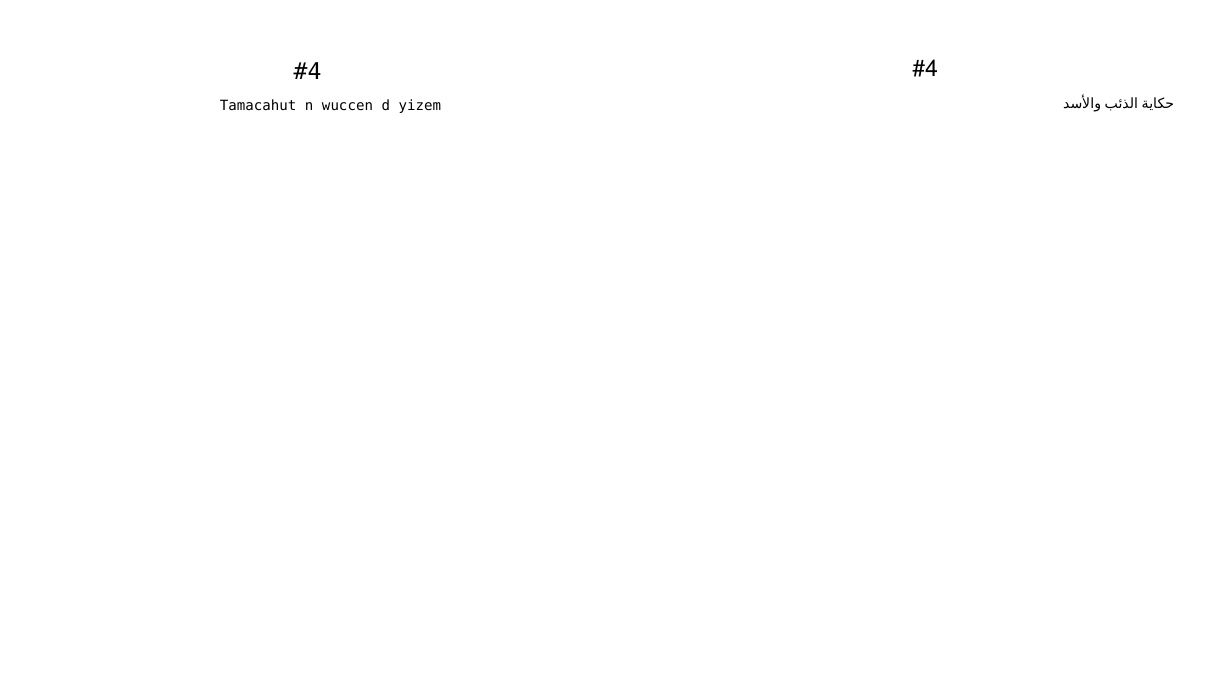
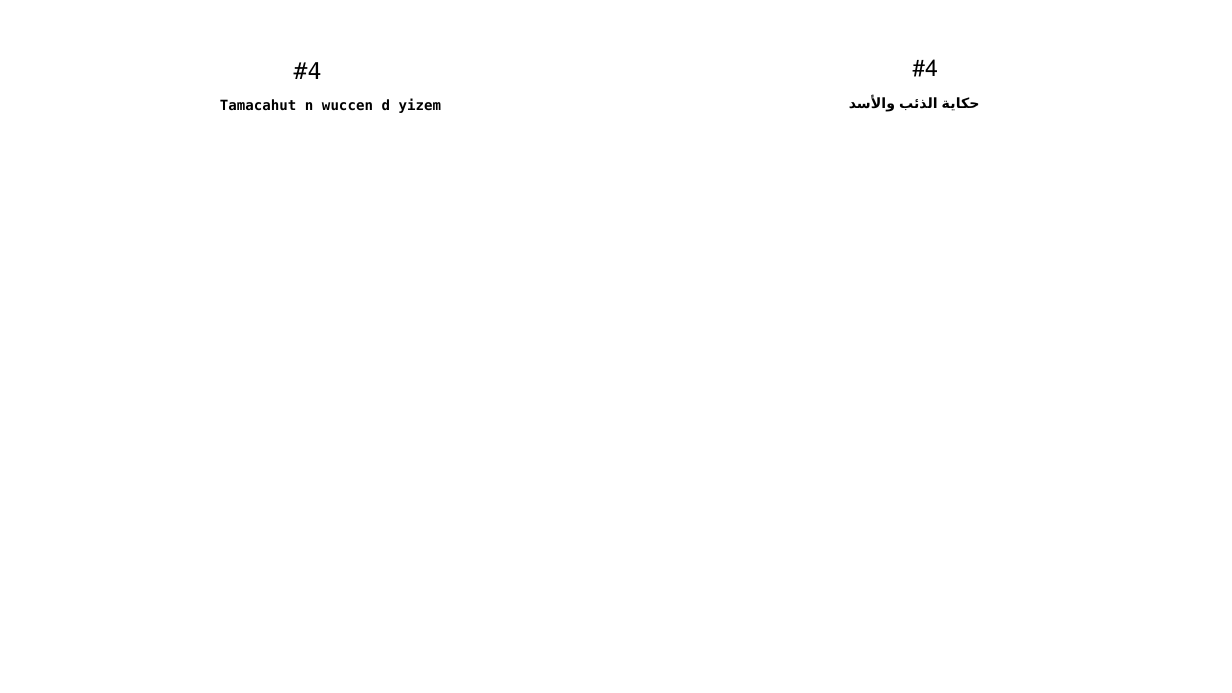
Before and after one commit to sferhah/tamacahut_n_wuccen, a slide deck: slide 68 of Uccen.ConsoleApp/Resources/pptx/uccen.arb.pptx. Drawn at 1232x693 pixels with LibreOffice and Linux fonts; fonts in the diff are those of the drawing. Boxes give left, top, right and bottom in pixels: in the first picture for what was removed or moved away, otherwise in the second. Text is boxed around its words. In the diff, an @@ line names an element or a change of style, - is before the commit and + after.

```diff
--- a/Uccen.ConsoleApp/Resources/pptx/uccen.arb.pptx
+++ b/Uccen.ConsoleApp/Resources/pptx/uccen.arb.pptx
@@ table at (30, 15, 1205, 668) @@
@@ bold on @@
@@ alignment right to centre @@
```
Also in this commit, not shown: 6 other slides changed, 13 other files.
